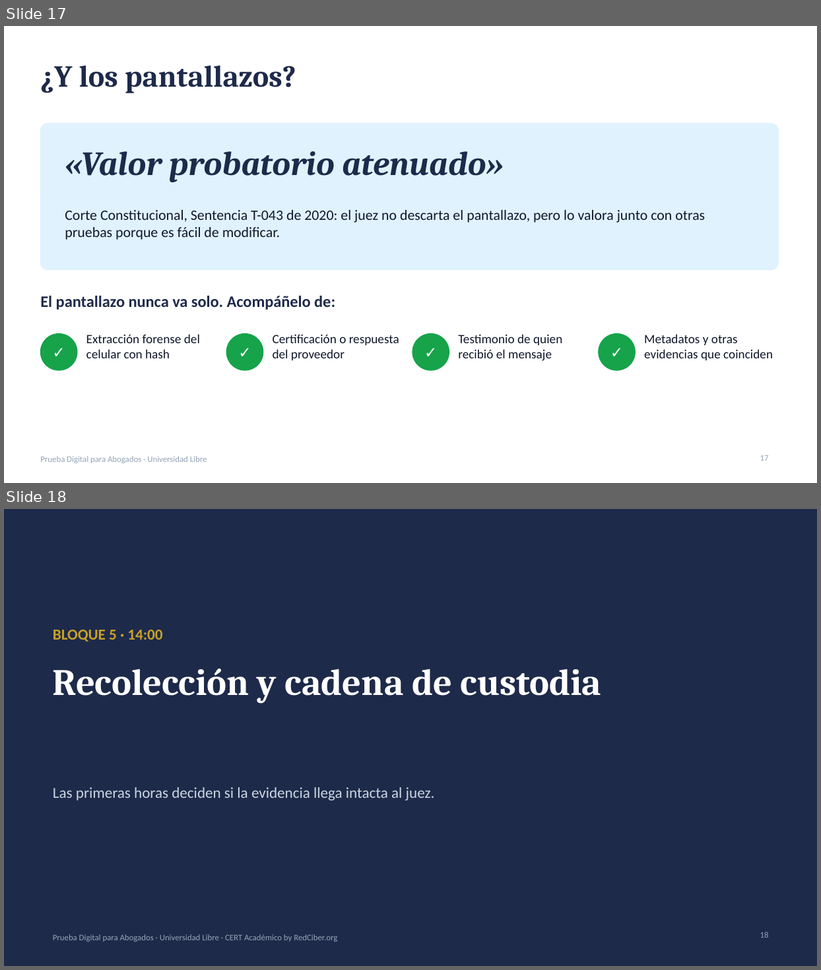
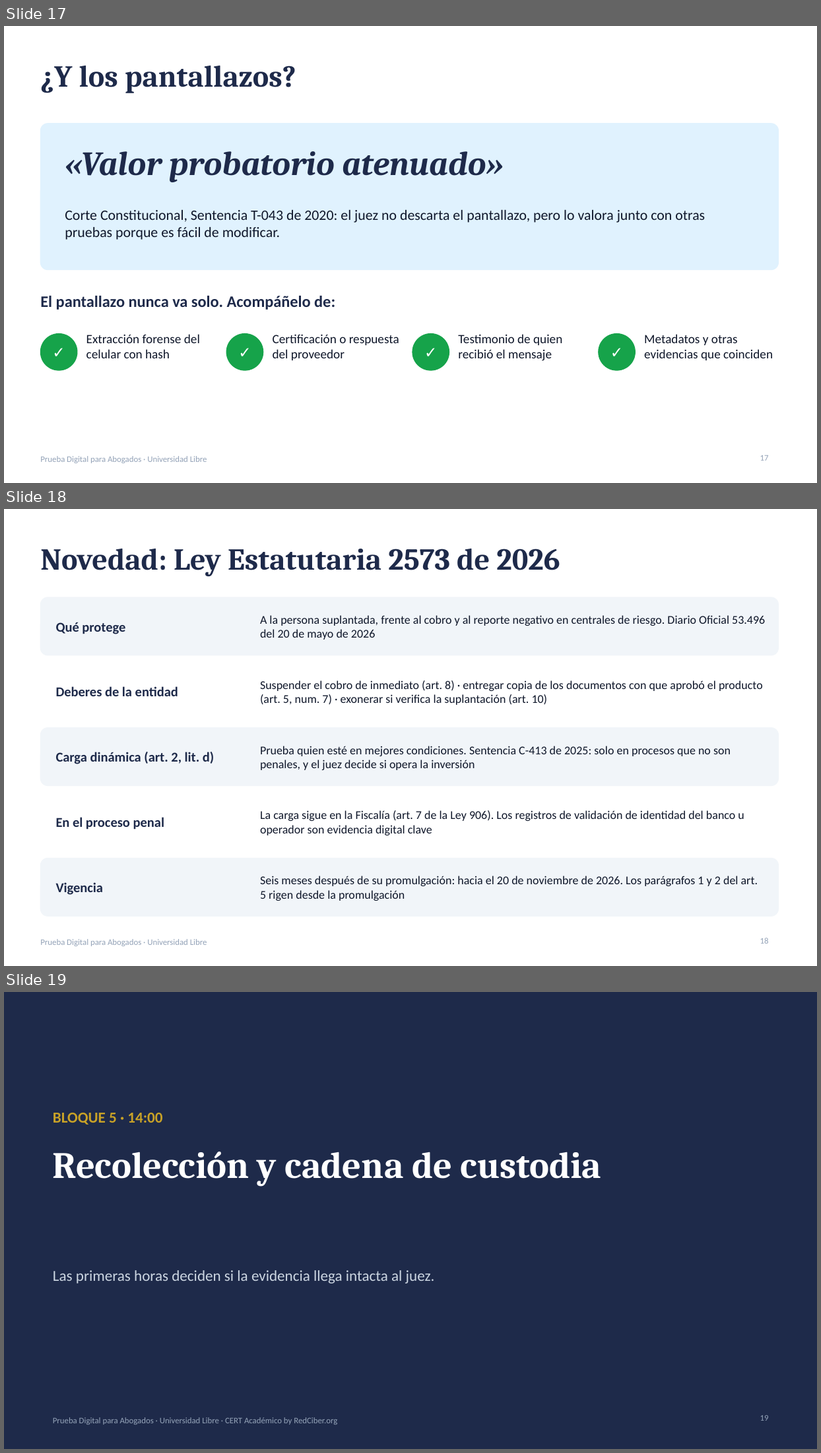
Before and after one commit to CertAcademico/cert-academico-by-redciber-org, a slide deck: materiales/prueba-digital/presentacion-prueba-digital-unilibre.pptx. Shown one above the other, each under a label of ours: slides 17 and 18 before the commit, slides 17, 18 and 19 after it. The pictures are 821x970 and 821x1453 pixels, drawn with LibreOffice and Linux fonts; fonts in the diff are those of the drawing. Boxes give left, top, right and bottom in pixels: in the first picture for what was removed or moved away, otherwise in the second. Text is boxed around its words. In the diff, an @@ line names an element or a change of style, - is before the commit and + after.

```diff
--- a/materiales/prueba-digital/presentacion-prueba-digital-unilibre.pptx
+++ b/materiales/prueba-digital/presentacion-prueba-digital-unilibre.pptx
@@ slide 18 added at [4,509,817,966], background #FFFFFF; not listed: 1 template element that a slide beside it also shows @@
@@ title added at [40,549,560,576], 36 pt, text #1E2A4A, bold @@
+Novedad: Ley Estatutaria 2573 de 2026
@@ rounded rectangle added at [40,597,779,656], fill #F1F5F9, outline #F1F5F9 1 pt @@
@@ text added at [56,623,125,634], 16 pt, text #1E2A4A, bold @@
+Qué protege
@@ text added at [260,615,765,640], 14 pt, text #0F172A @@
+A la persona suplantada, frente al cobro y al reporte negativo en centrales de riesgo. Diario Oficial 53.496 del 20 de mayo de 2026
@@ rounded rectangle added at [40,663,779,721], fill #FFFFFF, outline #FFFFFF 1 pt @@
@@ text added at [56,687,178,696], 16 pt, text #1E2A4A, bold @@
+Deberes de la entidad
@@ text added at [260,681,763,705], 14 pt, text #0F172A @@
+Suspender el cobro de inmediato (art. 8) · entregar copia de los documentos con que aprobó el producto (art. 5, num. 7) · exonerar si verifica la suplantación (art. 10)
@@ rounded rectangle added at [40,728,779,786], fill #F1F5F9, outline #F1F5F9 1 pt @@
@@ text added at [260,746,731,770], 14 pt, text #0F172A @@
+Prueba quien esté en mejores condiciones. Sentencia C-413 de 2025: solo en procesos que no son penales, y el juez decide si opera la inversión
@@ text added at [56,752,214,764], 16 pt, text #1E2A4A, bold @@
+Carga dinámica (art. 2, lit. d)
@@ rounded rectangle added at [40,793,779,851], fill #FFFFFF, outline #FFFFFF 1 pt @@
@@ text added at [56,817,164,830], 16 pt, text #1E2A4A, bold @@
+En el proceso penal
@@ text added at [260,811,744,836], 14 pt, text #0F172A @@
+La carga sigue en la Fiscalía (art. 7 de la Ley 906). Los registros de validación de identidad del banco u operador son evidencia digital clave
@@ rounded rectangle added at [40,859,779,916], fill #F1F5F9, outline #F1F5F9 1 pt @@
@@ text added at [56,883,104,895], 16 pt, text #1E2A4A, bold @@
+Vigencia
@@ text added at [260,876,758,901], 14 pt, text #0F172A @@
+Seis meses después de su promulgación: hacia el 20 de noviembre de 2026. Los parágrafos 1 y 2 del art. 5 rigen desde la promulgación
@@ page number added at [760,938,769,944], 10 pt, text #94A3B8 @@
+18
@@ what was slide 18 is now slide 19 @@
@@ page number at [760,1416,769,1421]: text changed @@
-18
+19
```
